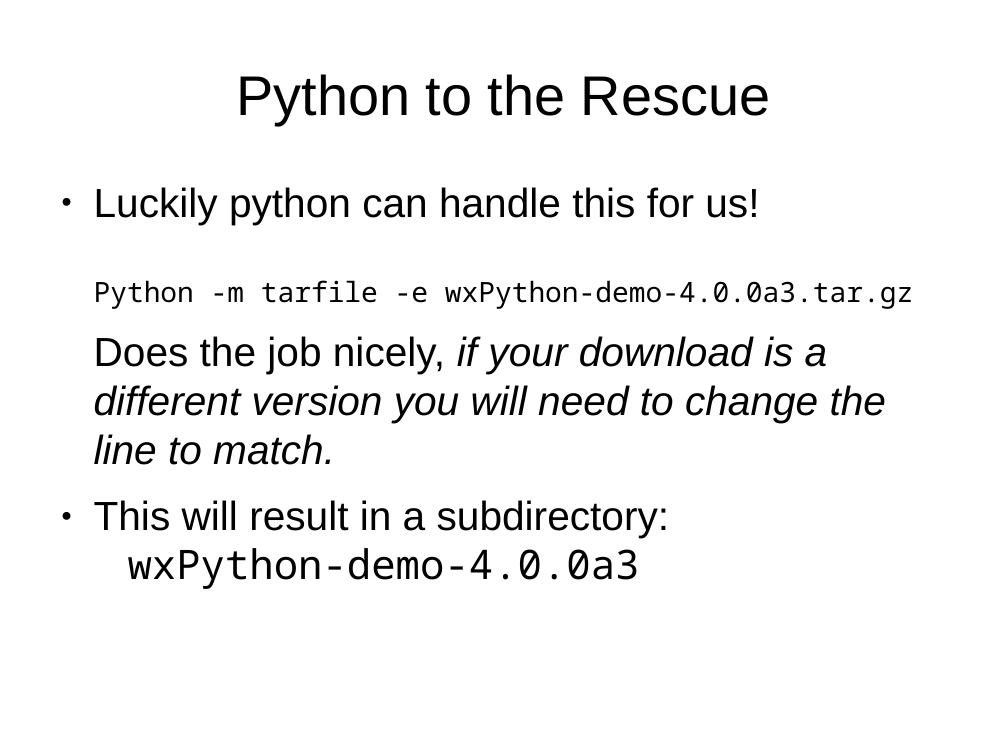
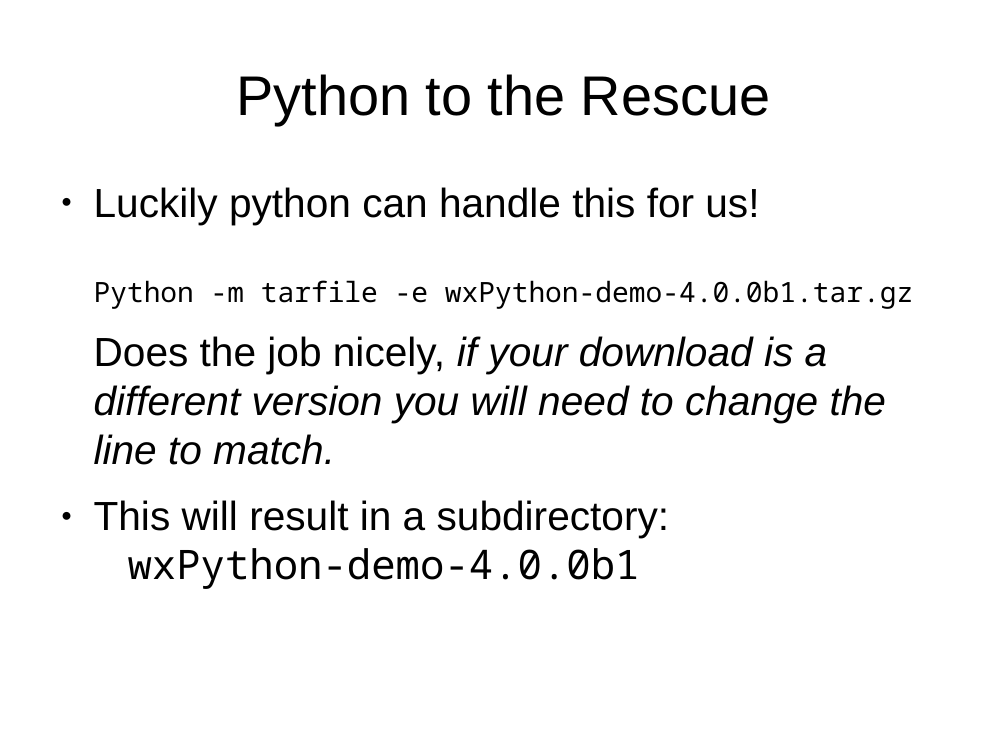
Before and after one commit to GadgetSteve/wxPython-Intro, a slide deck: slide 7 of 01-IntroInstall.odp. Drawn at 1008x756 pixels with LibreOffice and Linux fonts; fonts in the diff are those of the drawing. Boxes give left, top, right and bottom in pixels: in the first picture for what was removed or moved away, otherwise in the second. Text is boxed around its words. In the diff, an @@ line names an element or a change of style, - is before the commit and + after.

```diff
--- a/01-IntroInstall.odp
+++ b/01-IntroInstall.odp
@@ text at bbox=[94, 187, 913, 309]: text changed @@
-● Luckily python can handle this for us!
-  Python -m tarfile -e wxPython-demo-4.0.0a3.tar.gz
+● Luckily python can handle this for us!
+  Python -m tarfile -e wxPython-demo-4.0.0b1.tar.gz
@@ text at bbox=[94, 500, 670, 589]: text changed @@
-● This will result in a subdirectory:
-  wxPython-demo-4.0.0a3
+● This will result in a subdirectory:
+  wxPython-demo-4.0.0b1
```
Also in this commit, not shown: 3 other slides changed, 2 other files.
